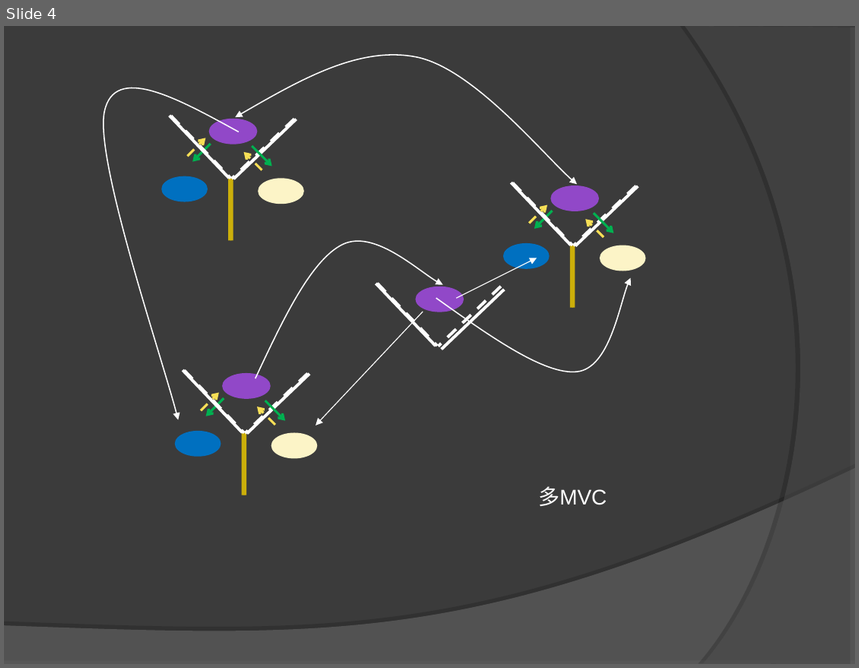
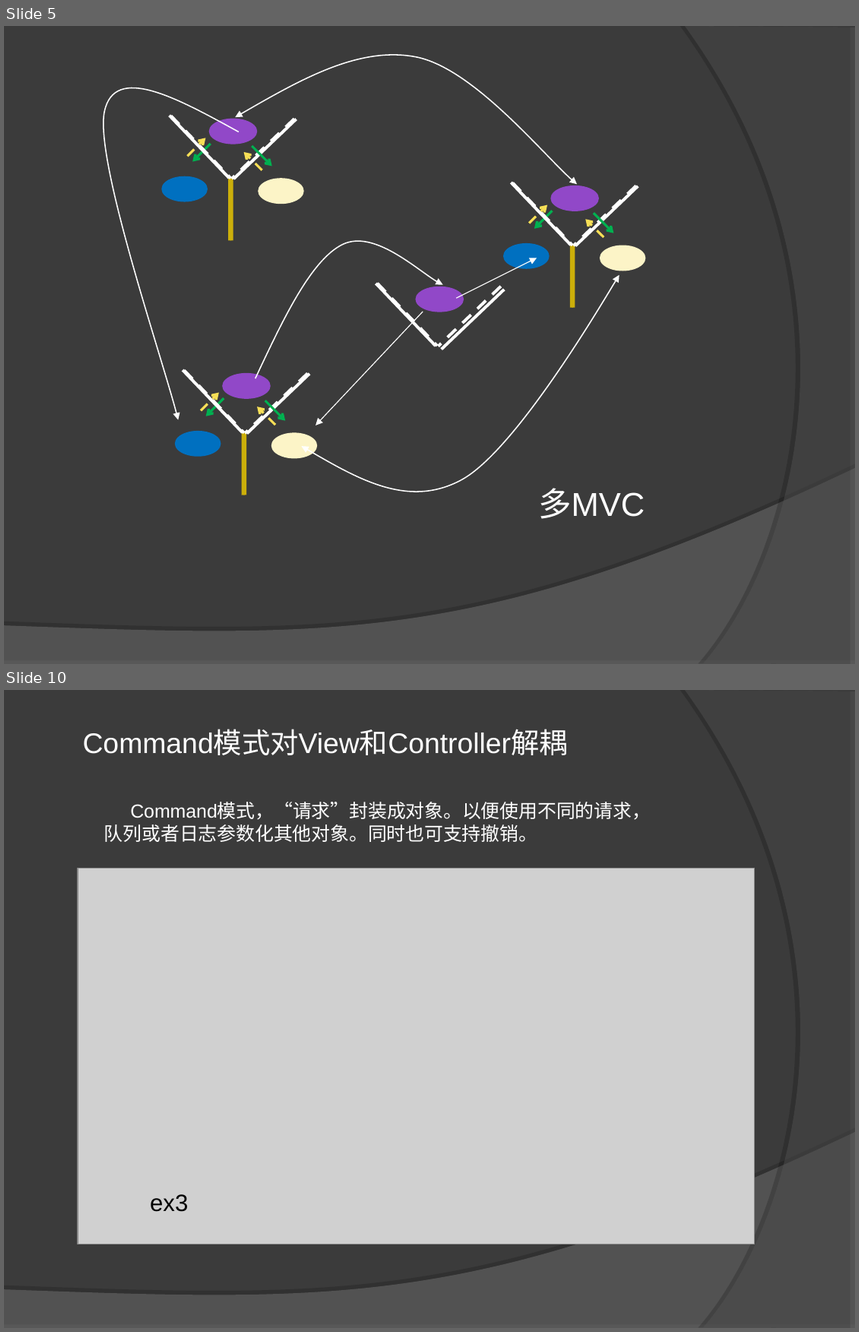
Before and after one commit to leezeng/MVC, a slide deck: doc/MVC.ppt. Shown one above the other, each under a label of ours: slide 4 before the commit, slides 5 and 10 after it; the slides between them are not shown. The pictures are 859x668 and 859x1332 pixels, drawn with LibreOffice and Linux fonts; fonts in the diff are those of the drawing; grey boxes stand for pictures. Boxes give left, top, right and bottom in pixels: in the first picture for what was removed or moved away, otherwise in the second. Text is boxed around its words. In the diff, an @@ line names an element or a change of style, - is before the commit and + after.

```diff
--- a/doc/MVC.ppt
+++ b/doc/MVC.ppt
@@ slide 10 added at (x1=4, y1=690, x2=855, y2=1328), background #3B3B3B; not listed: 2 template elements that a slide beside it also shows @@
@@ text added at (x1=83, y1=731, x2=568, y2=755), 24 pt, text #FFFFFF @@
+Command模式对View和Controller解耦
@@ text added at (x1=104, y1=802, x2=651, y2=842), 16 pt, text #FFFFFF @@
+Command模式，“请求”封装成对象。以便使用不同的请求，
+队列或者日志参数化其他对象。同时也可支持撤销。
@@ picture added at (x1=78, y1=869, x2=755, y2=1245) @@
@@ text added at (x1=150, y1=1195, x2=188, y2=1212), 20 pt, text #000000 @@
+ex3
@@ what was slide 4 is now slide 5 @@
@@ slide 5 changed as well @@
@@ freeform shape resized from (x1=436, y1=278, x2=631, y2=375) to (x1=301, y1=275, x2=619, y2=492) @@
@@ text "多MVC" at (x1=538, y1=488, x2=645, y2=519): size 18 to 28 pt; more space between paragraphs @@
```
Also in this commit, not shown: 1 other slide changed, 8 other slides added, 3 slides removed, 35 other files.
